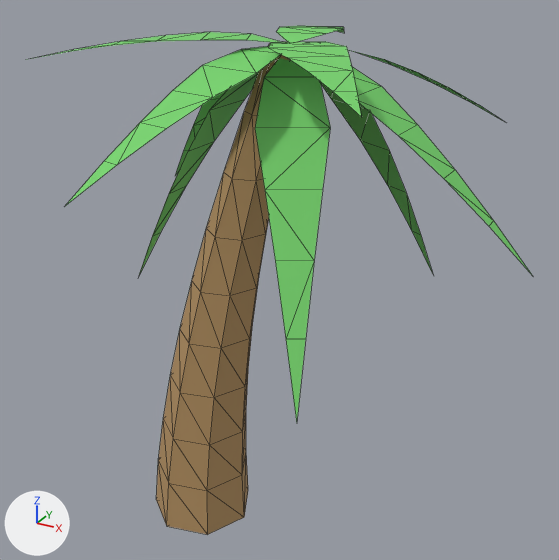
Two versions of the Blender file assets/environment/PalmTree/PalmTree.blend, one commit apart.
Camera for both pictures: a camera (50 mm lens) standing at (7.39, -10.26, 10.37) and looking at (1.7, 0.08, 5.21). The axes (+X, +Y, +Z) are drawn at lower left. The lights are the same throughout. The older version comes first. Mesh edges are drawn as thin lines.

The first picture shows 'PalmTree_LeafMat', 'PalmTree_TrunkMat.002'.
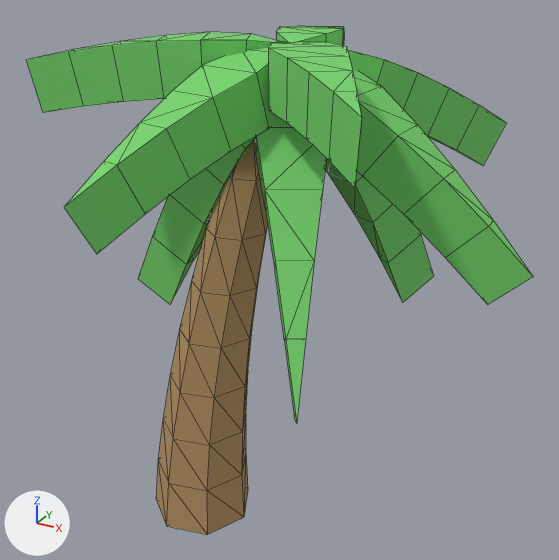
Where the newer file only moved an object's origin or applied its transform, the numbers keep the older frame.

What differs and where, as boxes (x1, y1, x2, y2) in the pictures (559 x 560 px):
'PalmTree_LeafMat', reshaped: before (31, 26, 533, 422); after (26, 26, 533, 423)
part 1 of me_trunkmesh_002, built on: before (244, 32, 323, 77); after (26, 27, 533, 423)

What the commit changed:
me_trunkmesh_002 is used by ob_palmtree_leafmat; parent ob_grotto_palmtree; location (2.065, -0.0479, 4.641).
me_trunkmesh_002 had 120 vertices, 100 faces and spanned x -3.66..3.66, y -3.86..3.86, z 0.0..4.46.
me_trunkmesh_002 now has 231 vertices, 320 faces and spans x -3.66..3.66, y -3.86..3.86, z -0.37..4.46.
Part 1, on me_trunkmesh_002:
9 vertices are removed from x -0.14, y 0.05, z 4.36.
9 faces are deleted.
120 vertices are added at x -3.53..3.09, y -3.49..3.72, z -0.37..3.7.
229 new faces join them.
